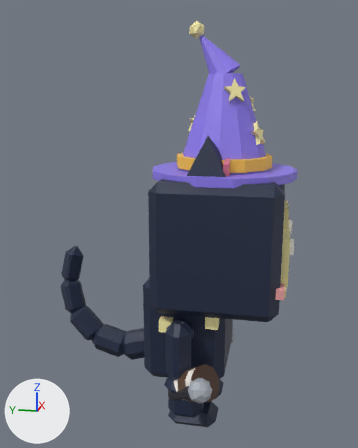
The FBX model assets/cat-cafe/exports/CatCafe_Cat_Midnight_Work.fbx as it was, and as the next commit left it.
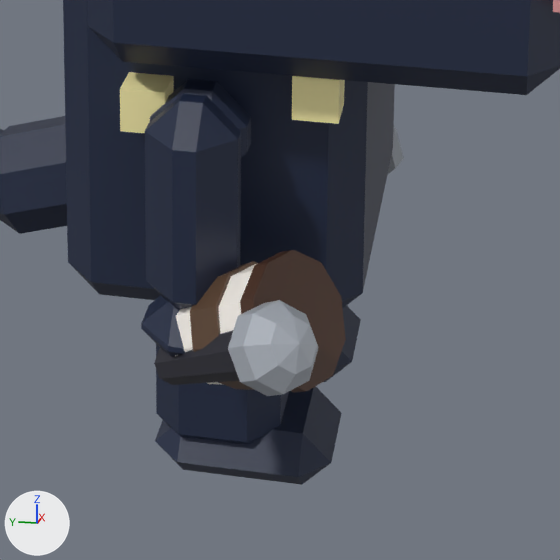
Each version is shown whole from a 50 mm camera at (-0.03115, -0.00594, 0.02106) aimed at (0.00084, 0.00046, 0.01307), then close up on the part from 35% to 77% of the width and 66% to 100% of the height. The axes (+X, +Y, +Z) are drawn at lower left. The lights are the same throughout. The older version's two pictures come first. Where no turn or scale is listed for an object, it has been applied to the vertices.

The scene before the commit, as lines of its bpy script (objects in view):
```python
me_catcafe_cat_midnight_work_held_entertainer = bpy.data.meshes.new('CatCafe_Cat_Midnight_Work_Held_Entertainer')
me_catcafe_cat_midnight_work_held_entertainer.from_pydata(...)  # 50 vertices, 50 faces; spans x -0.00262..0.00013, y -0.00222..0.00068, z -0.001..0.00158
me_catcafe_cat_midnight_work_held_entertainer.materials.append(mat_catcafe_palette)
me_catcafe_cat_midnight_work_legf2 = bpy.data.meshes.new('CatCafe_Cat_Midnight_Work_LegF2')
me_catcafe_cat_midnight_work_legf2.from_pydata(...)  # 48 vertices, 52 faces; spans x -0.00086..0.00085, y -0.001..0.00081, z -0.00404..0.00057
me_catcafe_cat_midnight_work_legf2.materials.append(mat_catcafe_palette)
me_catcafe_cat_midnight_work_tail = bpy.data.meshes.new('CatCafe_Cat_Midnight_Work_Tail')
me_catcafe_cat_midnight_work_tail.from_pydata(...)  # 120 vertices, 130 faces; spans x -0.00109..0.00166, y -0.00037..0.00724, z -0.00148..0.00628
me_catcafe_cat_midnight_work_tail.materials.append(mat_catcafe_palette)
ob_catcafe_cat_midnight_work_held_entertainer = bpy.data.objects.new('CatCafe_Cat_Midnight_Work_Held_Entertainer', me_catcafe_cat_midnight_work_held_entertainer)
ob_catcafe_cat_midnight_work_held_entertainer.location = (-0.00451, -0.00066, 0.00437)
ob_catcafe_cat_midnight_work_legf2 = bpy.data.objects.new('CatCafe_Cat_Midnight_Work_LegF2', me_catcafe_cat_midnight_work_legf2)
ob_catcafe_cat_midnight_work_legf2.location = (-0.00451, -0.00057, 0.00779)
ob_catcafe_cat_midnight_work_tail = bpy.data.objects.new('CatCafe_Cat_Midnight_Work_Tail', me_catcafe_cat_midnight_work_tail)
ob_catcafe_cat_midnight_work_tail.location = (0.0, 0.0019, 0.00475)
# also in view: 'CatCafe_Cat_Midnight_Work_Head' at (0.0, -0.00283, 0.01273); 'CatCafe_Cat_Midnight_Work_LegB2' at (-0.00162, -0.00104, 0.00209); 'CatCafe_Cat_Midnight_Work_LegB1' at (0.00161, -0.00104, 0.00209); 'CatCafe_Cat_Midnight_Work_Held_Barista' at (-0.00508, -0.0017, 0.00481); 'CatCafe_Cat_Midnight_Work_Body' at (0.0, -0.00045, 0.00703)
```
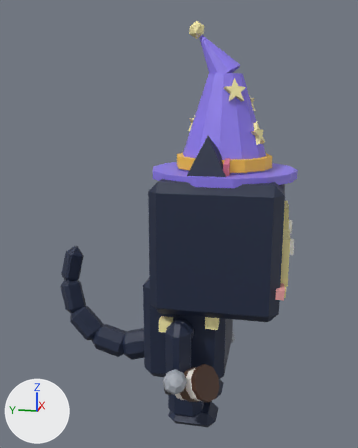
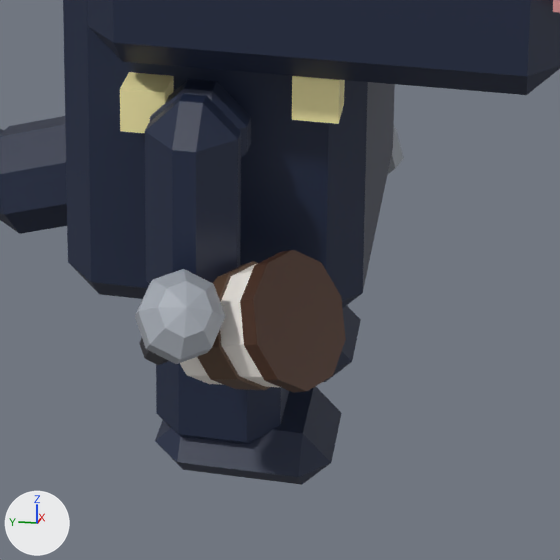
Changed parts and their boxes [x1, y1, x2, y2] in the close-ups (560 x 560 px; the box of a moved part takes in the faces that stretch with it):
'CatCafe_Cat_Midnight_Work_Held_Entertainer', reshaped (45% narrower)
    before: [154, 300, 319, 396]
    after: [135, 269, 225, 365]
part 1 of me_catcafe_cat_midnight_work_held_entertainer, moved or reshaped
    before: [228, 300, 319, 396]
    after: [135, 269, 225, 364]
part 2 of me_catcafe_cat_midnight_work_held_entertainer, added
    after: [139, 338, 169, 365]
part 3 of me_catcafe_cat_midnight_work_held_entertainer, deleted
    before: [154, 330, 240, 385]

The change, as a list of edits to the scene's bpy script:
```text
Change me_catcafe_cat_midnight_work_held_entertainer:
    used by ob_catcafe_cat_midnight_work_held_entertainer; location = (-0.00451, -0.00066, 0.00437)
    remove me_catcafe_cat_midnight_work_held_entertainer.from_pydata(...)  # 50 vertices, 50 faces; spans x -0.00262..0.00013, y -0.00222..0.00068, z -0.001..0.00158
    add me_catcafe_cat_midnight_work_held_entertainer.from_pydata(...)  # 50 vertices, 50 faces; spans x -0.00234..0.00027, y -0.00074..0.001, z -0.00076..0.00181
    me_catcafe_cat_midnight_work_held_entertainer part 1: the loose piece of 34 vertices spanning x -0.00262..-0.00126, y -0.00222..-0.00086, z 0.00026..0.00158 is multiplied about its middle by the matrix ((0.626, 0.739, 0.247), (-0.615, 0.663, -0.427), (-0.48, 0.115, 0.87)), then moved by (0.00027, 0.00151, 0.00019)
    me_catcafe_cat_midnight_work_held_entertainer part 2: a new loose piece of 16 vertices spanning x -0.00175..0.00027, y -0.00036..0.001, z -0.00076..0.00124, in mat_catcafe_palette
    me_catcafe_cat_midnight_work_held_entertainer part 3
    16 vertices are removed from x -0.00212..0.00013, y -0.00169..0.00068, z -0.001..0.00112
    10 faces are deleted
```
